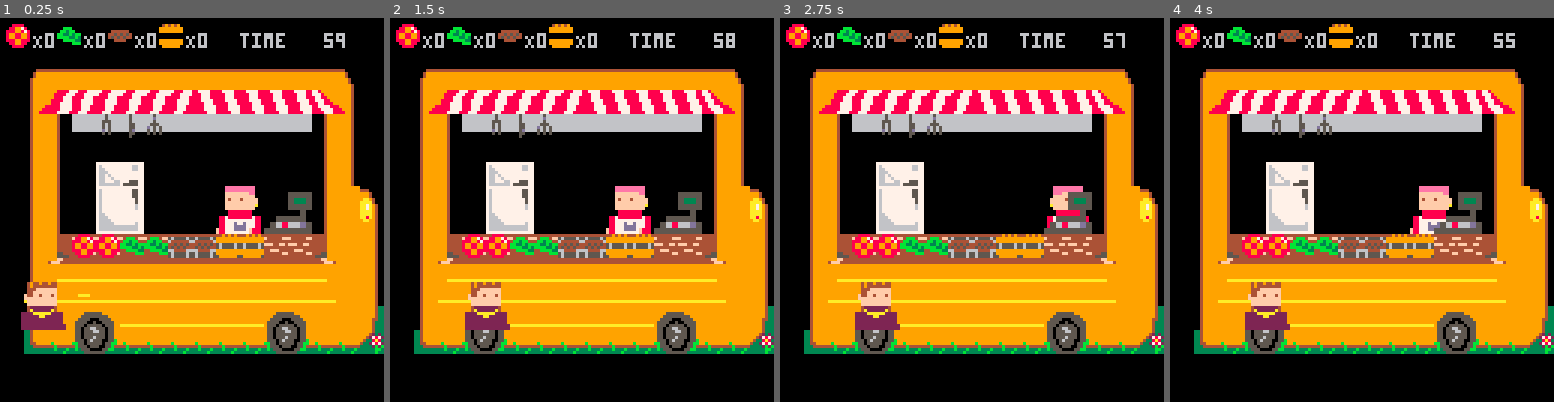
Above: before the commit, frames 1-4 (left to right).
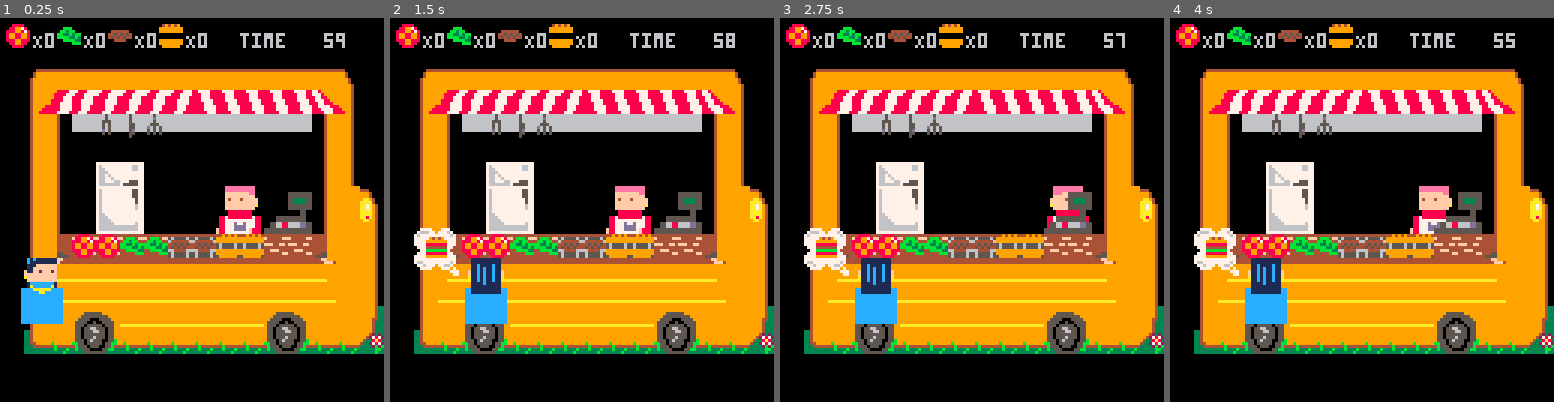
Above: after the commit, the same moments.

Repository: Agrumee/projet-collectif---pico-8-pico-resto
Game: PICO-8 cartridge PicoRestoV1.p8
Two runs of this game, one before a commit and one after it. Both use one fixed random seed, a clock stepped at 60 frames per second and the inputs below.
Inputs:
- Up to frame 1 (0.25 s): no input
- Up to frame 2 (1.5 s): no input
- Up to frame 3 (2.75 s): hold Right 1.6-2.1 s; hold Up 2.15-2.42 s; hold Right from 2.47 s (still down)
- Up to frame 4 (4 s): release Right at 3.03 s; hold Left 3.08-3.58 s; hold Down 3.63-3.97 s

The runs differ from the first frame. In frame 1, 1.9% of the frame differs, in the area x 5-24%, y 62-82%; in frame 2, 2.8%, in the area x 6-32%, y 54-82%; in frame 3, 2.8%; in frame 4, 2.8%.

Commit message:
mouvements client, inventaire, ouverture frigo, timer, apparition icon commande

Diff:
--- a/PicoRestoV1.p8
+++ b/PicoRestoV1.p8
@@ -7,12 +7,14 @@
     create_player()
     create_frigo()
     create_client()
+    create_burger()
 end
 
 function _update()
     chef_movement()
     timer_count()
     client_move()
+    update_burger()
 end
 
 function _draw()
@@ -24,6 +26,8 @@
     draw_timer()
     draw_preparation()
     draw_client()
+    draw_burger()
+
 end
 -->8
 --gameplay chef
@@ -185,20 +189,46 @@
 function create_client()
 client = {
 x=0,
-y=11,
-sprite=192
+y=10,
+sprite=204
 }
 
 end
 
+
 function draw_client()
-spr(client.sprite, client.x*8, client.y*8, 2, 2)
+spr(client.sprite, client.x*8, client.y*8,2,4)
 end
 
 function client_move()
 client.x+=0.1
 if check_flag(1,client.x,client.y)
-then client.x=3
+then
+client.x=3
+client.sprite=206
+spr(4,8,70,2,2)
+end
+end
+-->8
+--burger order
+
+function create_burger()
+burger = {
+tomate = 1,
+salade =1,
+steak = 1,
+pain = 1,
+sprite = 14
+}
+end
+
+function draw_burger()
+spr(burger.sprite,8,70,2,2)
+end
+
+function update_burger()
+if client.x == 3
+then burger.sprite=4
 end
 end
 
@@ -323,7 +353,7 @@
 
 
 __gff__
-0000000001000000000000000000000000000000010000000000000000000000000000000000000000000000000000000000000000000000000000000000000001000000010101010100010101010101010100010001010101000000010100000000000000000001000101010002000000000000000001010000010100000000
+0000000001000000000000000000000000000000010000000000000000000000000000000000000000000000000000000000000000000000000000000000000001000000010101010100010101010101010100010001010101000000010100000000000002000001000101010002000000000000000001010000010100000000
 0000000000000000000000000000000000000000000000000000000000000000000000000000000000000000000000000000000000000000000000000000000000000000000000000000000000000000000000000000000000000000000000000000000000000000000000000000000000000000000000000000000000000000
 __map__
 5f5f5f5f5f5f5f5f5f5f5f5f5f5f5f5f5f5f5f5f5f5f5f5f5f5f5f5f5f5f5f5f5f5f5f5f5f5f5f5f5f5f5f5f5f5f5f5f5f5f5f5f5f5f0000000000000000000000000000000000000000000000000000000000000000000000000000000000000000000000000000000000000000000000000000000000000000000000000000
@@ -332,12 +362,12 @@
 5f524c4d4d4d4d4d4e4e4e4e4e50515f5f5f5f5f5f5f5f5f5f5f5f5f5f5f5f5f5f5f5f5f5f5f5f5f5f5f5f5f5f5f5f5f5f5f5f5f5f5f0000000000000000000000000000000000000000000000000000000000000000000000000000000000000000000000000000000000000000000000000000000000000000000000000000
 5f40576373757463636363636358445f5f5f5f5f5f5f5f5f5f5f5f5f5f5f5f5f5f5f5f5f5f5f5f5f5f5f5f5f5f5f5f5f5f5f5f5f5f5f0000000000000000000000000000000000000000000000000000000000000000000000000000000000000000000000000000000000000000000000000000000000000000000000000000
 5f40577878787878787878787858445f5f5f5f5f5f5f5f5f5f5f5f5f5f5f5f5f5f5f5f5f5f5f5f5f5f5f5f5f5f5f5f5f5f5f5f5f5f5f0000000000000000000000000000000000000000000000000000000000000000000000000000000000000000000000000000000000000000000000000000000000000000000000000000
-5f40576402016464646464646458445f5f5f5f5f5f5f5f5f5f5f5f5f5f5f5f5f5f5f5f5f5f5f5f5f5f5f5f5f5f5f5f5f5f5f5f5f5f5f0000000000000000000000000000000000000000000000000000000000000000000000000000000000000000000000000000000000000000000000000000000000000000000000000000
-5f4057645959646464646464675854465f5f5f5f5f5f5f5f5f5f5f5f5f5f5f5f5f5f5f5f5f5f5f5f5f5f5f5f5f5f5f5f5f5f5f5f5f5f0000000000000000000000000000000000000000000000000000000000000000000000000000000000000000000000000000000000000000000000000000000000000000000000000000
-5f40575959595959595964767758545e5f5f5f5f5f5f5f5f5f5f5f5f5f5f5f5f5f5f5f5f5f5f5f5f5f5f5f5f5f5f5f5f5f5f5f5f5f5f0000000000000000000000000000000000000000000000000000000000000000000000000000000000000000000000000000000000000000000000000000000000000000000000000000
+5f40575902015959595959595958445f5f5f5f5f5f5f5f5f5f5f5f5f5f5f5f5f5f5f5f5f5f5f5f5f5f5f5f5f5f5f5f5f5f5f5f5f5f5f0000000000000000000000000000000000000000000000000000000000000000000000000000000000000000000000000000000000000000000000000000000000000000000000000000
+5f4057595959595959595959675854465f5f5f5f5f5f5f5f5f5f5f5f5f5f5f5f5f5f5f5f5f5f5f5f5f5f5f5f5f5f5f5f5f5f5f5f5f5f0000000000000000000000000000000000000000000000000000000000000000000000000000000000000000000000000000000000000000000000000000000000000000000000000000
+5f40575959595959595959767758545e5f5f5f5f5f5f5f5f5f5f5f5f5f5f5f5f5f5f5f5f5f5f5f5f5f5f5f5f5f5f5f5f5f5f5f5f5f5f0000000000000000000000000000000000000000000000000000000000000000000000000000000000000000000000000000000000000000000000000000000000000000000000000000
 5f405c696969697979797969695d54445f5f5f5f5f5f5f5f5f5f5f5f5f5f5f5f5f5f5f5f5f5f5f5f5f5f5f5f5f5f5f5f5f5f5f5f5f5f0000000000000000000000000000000000000000000000000000000000000000000000000000000000000000000000000000000000000000000000000000000000000000000000000000
-5f4053555555555555555555555654445f5f5f5f5f5f5f5f5f5f5f5f5f5f5f5f5f5f5f5f5f5f5f5f5f5f5f5f5f5f5f5f5f5f5f5f5f5f0000000000000000000000000000000000000000000000000000000000000000000000000000000000000000000000000000000000000000000000000000000000000000000000000000
-5f406c6d6c6c6c6c6c6c6c6c6c6c54445f5f5f5f5f5f5f5f5f5f5f5f5f5f5f5f5f5f5f5f5f5f5f5f5f5f5f5f5f5f5f5f5f5f5f5f5f5f0000000000000000000000000000000000000000000000000000000000000000000000000000000000000000000000000000000000000000000000000000000000000000000000000000
+5f4053645555555555555555555654445f5f5f5f5f5f5f5f5f5f5f5f5f5f5f5f5f5f5f5f5f5f5f5f5f5f5f5f5f5f5f5f5f5f5f5f5f5f0000000000000000000000000000000000000000000000000000000000000000000000000000000000000000000000000000000000000000000000000000000000000000000000000000
+5f406c6c6c6c6c6c6c6c6c6c6c6c54445f5f5f5f5f5f5f5f5f5f5f5f5f5f5f5f5f5f5f5f5f5f5f5f5f5f5f5f5f5f5f5f5f5f5f5f5f5f0000000000000000000000000000000000000000000000000000000000000000000000000000000000000000000000000000000000000000000000000000000000000000000000000000
 5f40544a4b6c6c6c6c6c6c4a4b5454475f5f5f5f5f5f5f5f5f5f5f5f5f5f5f5f5f5f5f5f5f5f5f5f5f5f5f5f5f5f5f5f5f5f5f5f5f5f0000000000000000000000000000000000000000000000000000000000000000000000000000000000000000000000000000000000000000000000000000000000000000000000000000
 5f42435a5b4343434343435a5b4343495f5f5f5f5f5f5f5f5f5f5f5f5f5f5f5f5f5f5f5f5f5f5f5f5f5f5f5f5f5f5f5f5f5f5f5f5f5f0000000000000000000000000000000000000000000000000000000000000000000000000000000000000000000000000000000000000000000000000000000000000000000000000000
 5f5f5f5f5f5f5f5f5f5f5f5f5f5f5f5f5f5f5f5f5f5f5f5f5f5f5f5f5f5f5f5f5f5f5f5f5f5f5f5f5f5f5f5f5f5f5f5f5f5f5f5f5f5f0000000000000000000000000000000000000000000000000000000000000000000000000000000000000000000000000000000000000000000000000000000000000000000000000000
Not shown, changed: 48 lines of the sprite sheet (__gfx__) section of PicoRestoV1.p8
